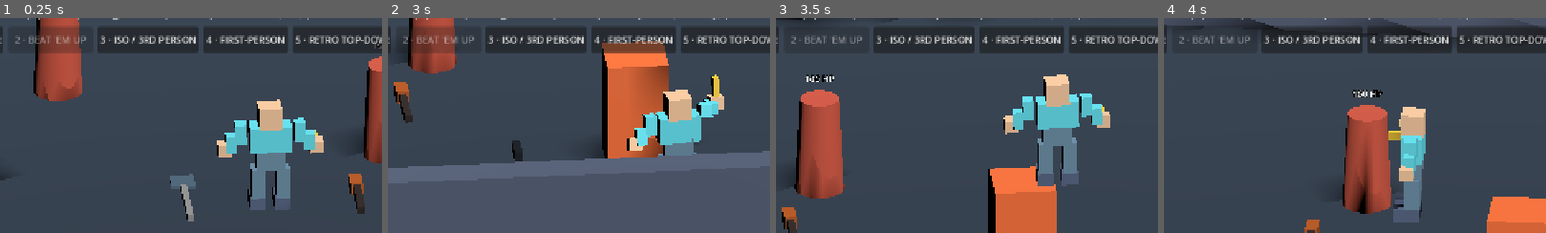
Above: before the commit, frames 1-4 (left to right).
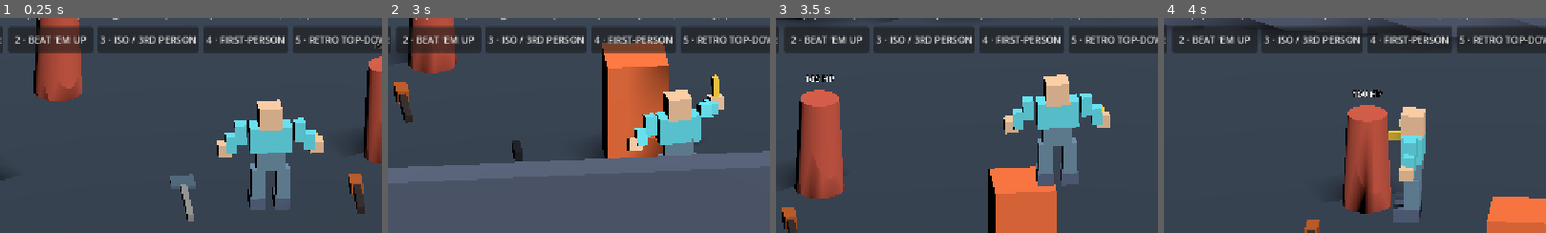
Above: after the commit, the same moments.

Repository: bravado/ACTION-5
Game: Godot game, scene res://demo/main.tscn
Two runs of this game, one before a commit and one after it. Both use one fixed random seed, a clock stepped at 60 frames per second and the inputs below.
Inputs (mouse positions are % of the whole screen's width and height, from its top left):
- Up to frame 1 (0.25 s): no input
- Up to frame 2 (3 s): tap Enter at 0.5 s; move the mouse to (72, 45) at 0.52 s; hold Right (actor_turn_right) 0.53-1.28 s; tap Ctrl (actor_crouch) at 0.6 s; click (72, 45) at 0.67 s; tap Space (actor_jump) at 0.77, 1.52 s; move the mouse to (30, 55) at 1.27 s; hold S (move_down) 1.28-2.03 s; tap Alt (actor_dodge) at 1.35 s; move the mouse to (60, 28) at 2.02 s; hold Right (actor_turn_right) 2.03-2.78 s; tap K (actor_kick) at 2.1 s; move the mouse to (45, 70) at 2.77 s; hold W (move_up) from 2.78 s (still down); tap J (actor_punch) at 2.85 s; click (45, 70) at 2.92 s
- Up to frame 3 (3.5 s): keep holding W (move_up); tap Space (actor_jump) at 3.02 s
- Up to frame 4 (4 s): move the mouse to (80, 65) at 3.52 s; release W (move_up) at 3.53 s; hold Left (actor_turn_left) from 3.53 s (still down); hold Shift (actor_run) from 3.53 s (still down); tap Space (actor_jump) at 3.77 s
The pictures show only the part of the screen within x 13-63%, y 20-70%; the shares and areas given below are measured in that part.

The runs differ from the first frame. In frame 1, 1.2% of the frame differs, in the area x 4-23%, y 3-17%; in frame 2, 1.3%; in frame 3, 0.2%; in frame 4, 0.2%.
Error after the commit: Parse Error: Preload file "res://demo/input/retro_topdown.tres" does not exist. (res://demo/main.gd:8)

Commit message:
feat(d09): enable demo-local keyboard twin-stick aiming in retro view

Diff:
--- a/demo/main.gd
+++ b/demo/main.gd
@@ -5,6 +5,7 @@
 const InputAdapterScript = preload("res://addons/action5/input/actor_input_adapter.gd")
 const MoveControllerScript = preload("res://addons/action5/actor/moves/movement_controller.gd")
 const MovementPolicyScript = preload("res://addons/action5/actor/movement_policy.gd")
+const RetroControls = preload("res://demo/input/retro_topdown.tres")
 ## D03 reference scene: movement and facing live in reusable addon components.
 
 @onready var _player: CharacterBody3D = $Player
